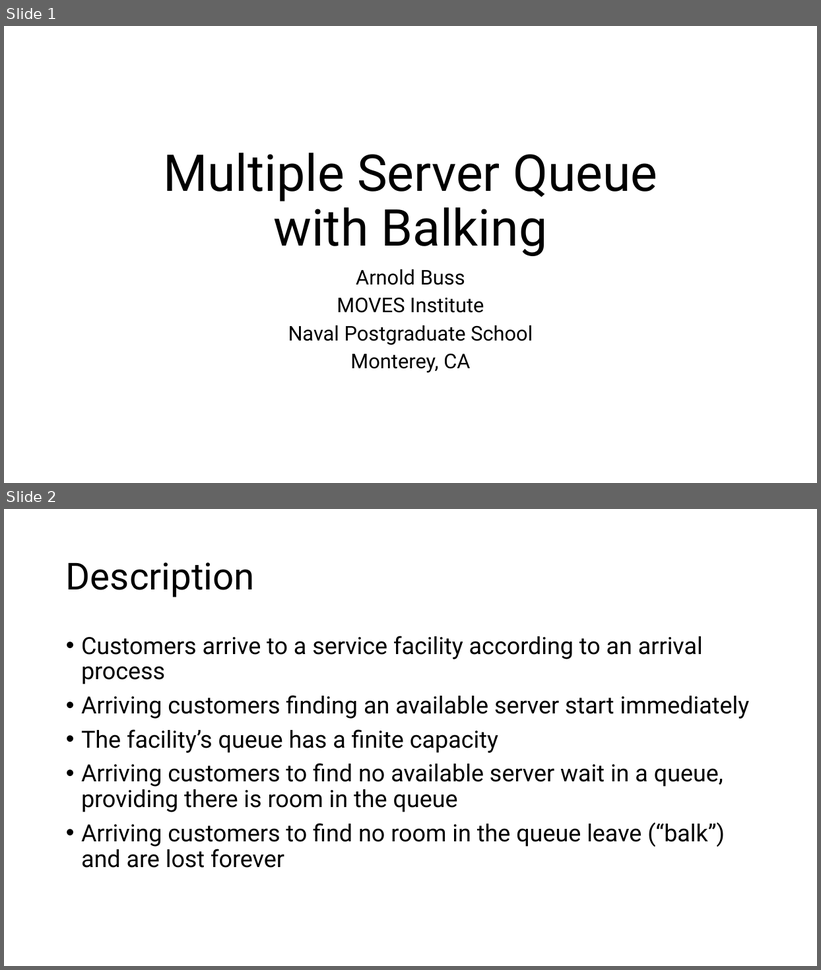
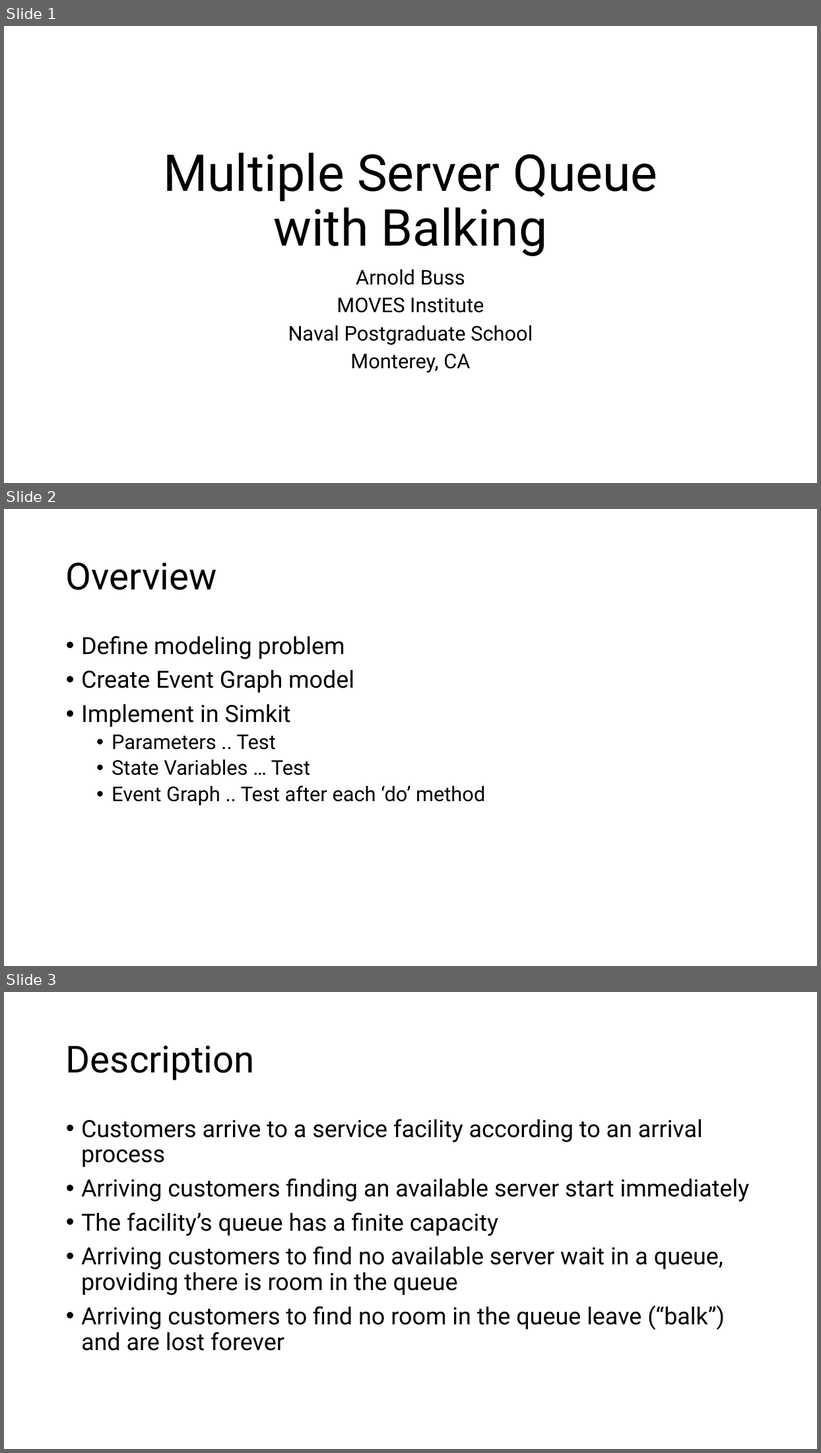
Before and after one commit to ahbuss/DESModeling, a slide deck: Event Graph Examples/Examples/Queue with Balking.pptx. Shown one above the other, each under a label of ours: slides 1 and 2 before the commit, slides 1, 2 and 3 after it. The pictures are 821x970 and 821x1453 pixels, drawn with LibreOffice and Linux fonts; fonts in the diff are those of the drawing. Boxes give left, top, right and bottom in pixels: in the first picture for what was removed or moved away, otherwise in the second. Text is boxed around its words. In the diff, an @@ line names an element or a change of style, - is before the commit and + after.

```diff
--- a/Event Graph Examples/Examples/Queue with Balking.pptx
+++ b/Event Graph Examples/Examples/Queue with Balking.pptx
@@ slide 2 added at bbox=[4, 509, 817, 966], background #FFFFFF @@
@@ title added at bbox=[66, 562, 217, 590], 44 pt, text #000000 @@
+Overview
@@ text added at bbox=[81, 636, 485, 806], 24 pt, text #000000 @@
+• Define modeling problem
+• Create Event Graph model
+• Implement in Simkit
+  • Parameters .. Test
+  • State Variables … Test
+  • Event Graph .. Test after each ‘do’ method
@@ what was slide 2 is now slide 3 @@
```
Also in this commit, not shown: 2 other files.
